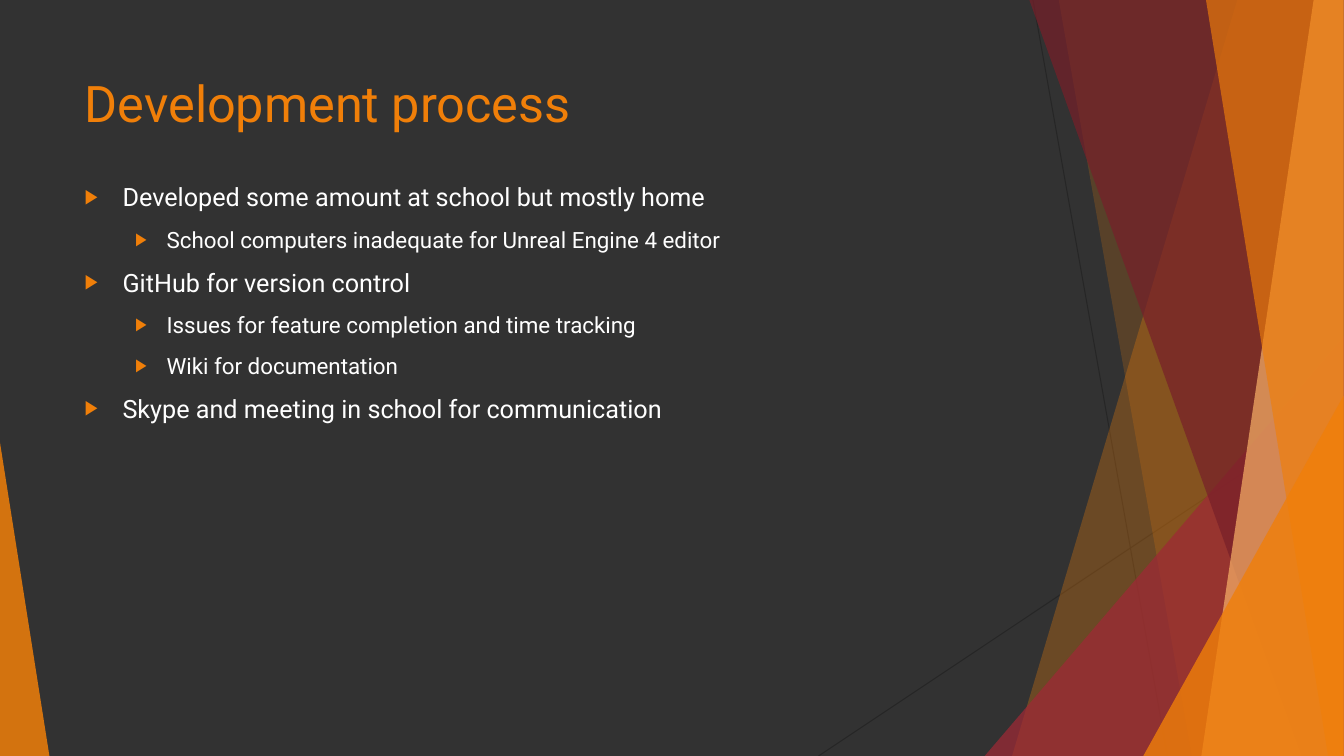
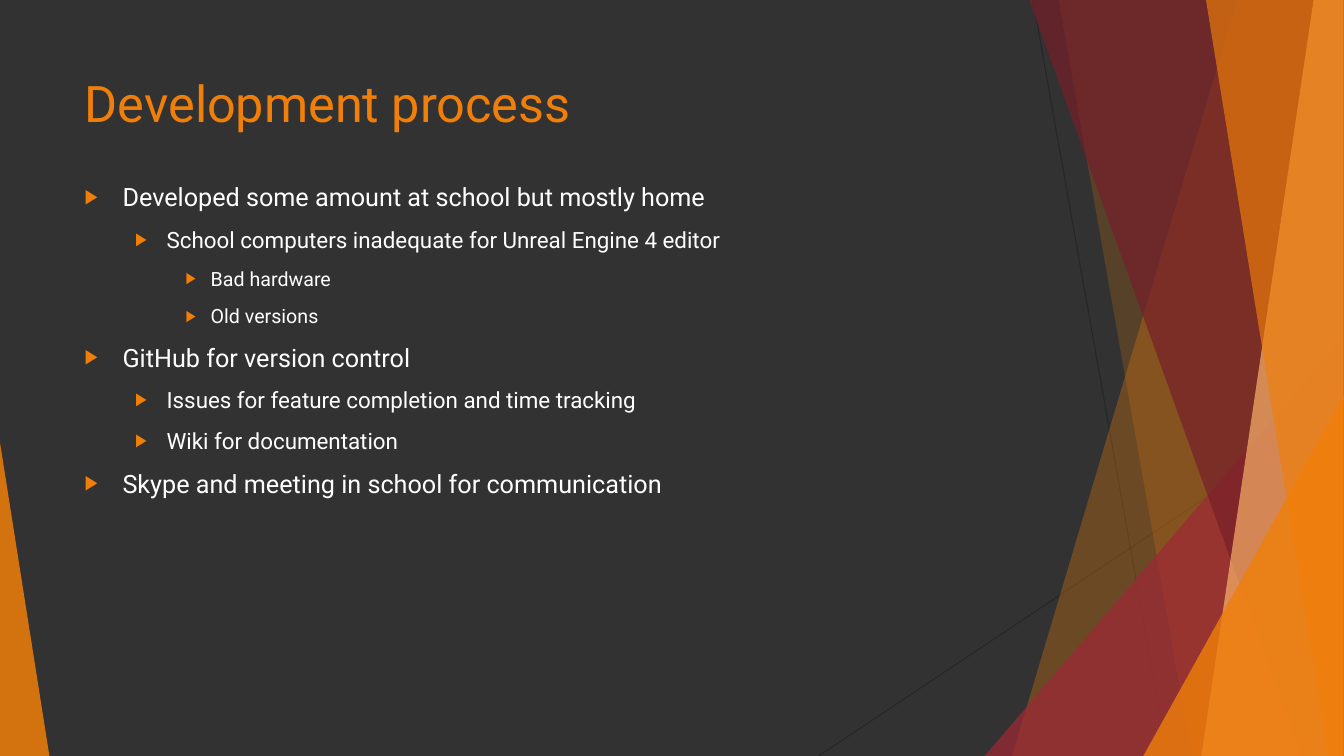
Before and after one commit to isurakka/game-programming-project, a slide deck: slide 11 of TopdownGame.pptx (slide 8 before the commit). Drawn at 1344x756 pixels with LibreOffice and Linux fonts; fonts in the diff are those of the drawing. Boxes give left, top, right and bottom in pixels: in the first picture for what was removed or moved away, otherwise in the second. Text is boxed around its words. In the diff, an @@ line names an element or a change of style, - is before the commit and + after.

```diff
--- a/TopdownGame.pptx
+++ b/TopdownGame.pptx
@@ text at (x1=211, y1=271, x2=331, y2=323): paragraphs added @@
+    ▶ Bad hardware
+    ▶ Old versions
```
Also in this commit, not shown: 4 other slides changed, 3 slides added.
